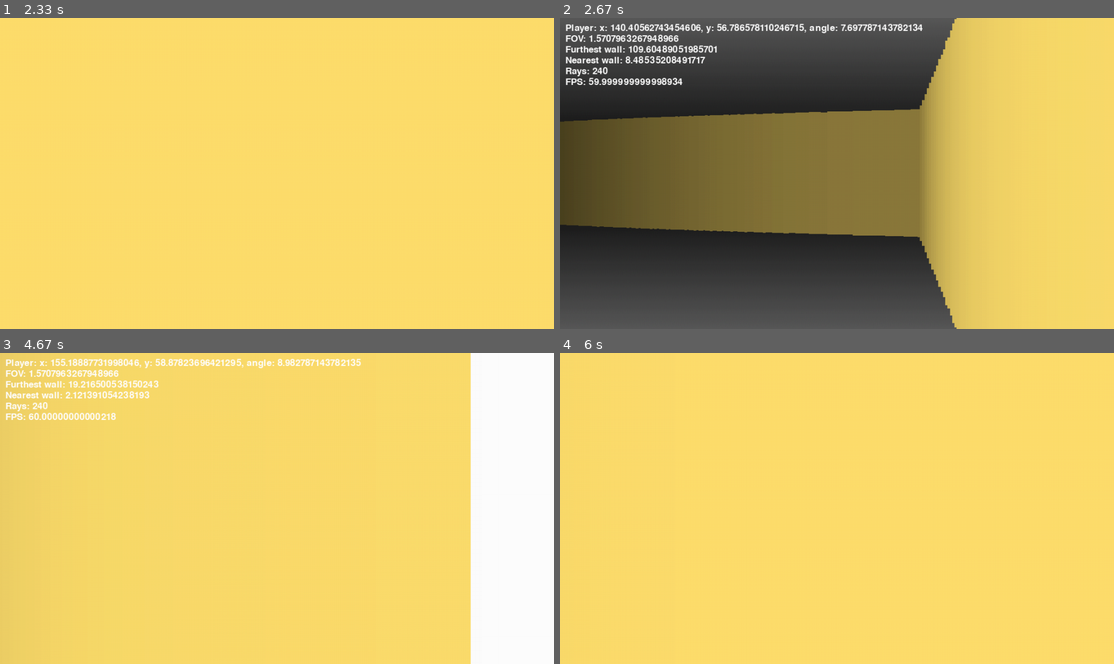
Above: before the commit, frames 1-4 (two rows, left to right).
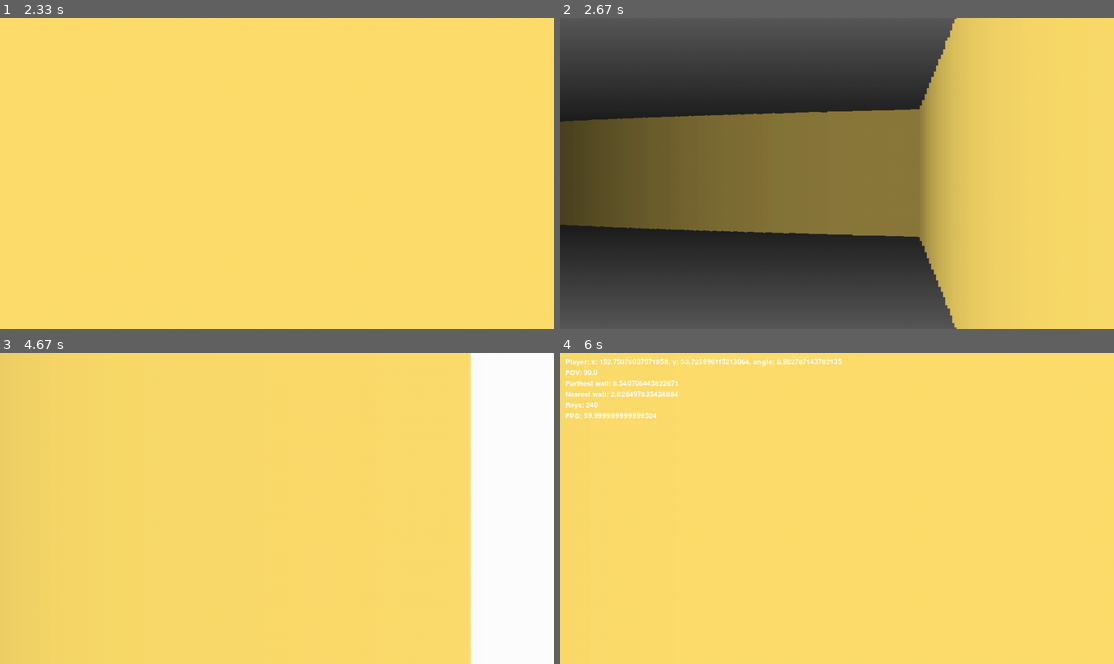
Above: after the commit, the same moments.

Repository: natyavidhan/pygame-raycaster-thingy
Game: pygame game, started from main.py
Two runs of this game, one before a commit and one after it. Both use one fixed random seed, a clock stepped at 60 frames per second and the inputs below.
Inputs:
- Up to frame 1 (2.33 s): hold D 0.33-0.8 s; hold W 0.83-1.3 s; hold D 1.33-1.8 s; hold A from 1.83 s (still down)
- Up to frame 2 (2.67 s): release A at 2.37 s; hold X from 2.4 s (still down); hold S from 2.4 s (still down)
- Up to frame 3 (4.67 s): release X at 2.7 s; release S at 2.7 s; hold S 2.73-3.03 s; tap X at 2.8, 3.13, 3.43, 3.57, 3.97, 4.27, 4.63 s; hold A 3.07-3.47 s; hold W 3.5-3.87 s; hold D 3.9-4.53 s; hold S from 4.57 s (still down)
- Up to frame 4 (6 s): release S at 4.93 s; hold A 4.97-5.43 s; tap X at 5.03, 5.33, 5.53, 5.83 s; hold D 5.47-5.93 s; hold W from 5.97 s (still down)

Frame 1 is identical in both runs. In frame 2, 2.3% of the frame differs, in the area x 1-66%, y 1-22%; in frame 3, 2.2%; in frame 4, 1.4%.

Commit message:
formatted document

Diff:
--- a/demos/backrooms/main.py
+++ b/demos/backrooms/main.py
@@ -1,7 +1,11 @@
 import raycaster
 
 player = raycaster.Player(0, 0)
-raycaster = raycaster.Raycaster((1200, 700), "demos/backrooms/map.png", player, background="demos/backrooms/background.png")
-raycaster.casted_rays = 120
+raycaster = raycaster.Raycaster(
+    (1200, 700),
+    "demos/backrooms/map.png",
+    player,
+    background="demos/backrooms/background.png",
+)
 raycaster.loadMap()
 raycaster.run()
--- a/raycaster/raycaster.py
+++ b/raycaster/raycaster.py
@@ -12,8 +12,11 @@
         self.angle = 315 * math.pi / 180
         self.speed = 3
 
+
 class Raycaster:
-    def __init__(self, size, mapFile, player, fov=90, background="./raycaster/background.png"):
+    def __init__(
+        self, size, mapFile, player, fov=90, background="./raycaster/background.png"
+    ):
         self.width, self.height = size
         self.screen = pygame.display.set_mode(size)
         pygame.display.set_caption("Pygame Raycaster")
@@ -21,19 +24,22 @@
         self.running = True
         self.pxData = []
         self.player = player
-        self.font =pygame.font.SysFont("comicsans", 26)
+        self.font = pygame.font.SysFont("comicsans", 20)
 
         self.fov = fov * math.pi / 180
         self.max_depth = 640
         self.casted_rays = 240
         self.STEPS = 1
+        self.DEBUG = False
 
         self.img = Image.open(mapFile)
         self.img = self.img.convert("RGB")
         self.img_height, self.img_width = self.img.size
 
         self.background = pygame.image.load(background)
-        self.background = pygame.transform.scale(self.background, (self.width, self.height))
+        self.background = pygame.transform.scale(
+            self.background, (self.width, self.height)
+        )
         self.gamemap = pygame.image.load(mapFile)
 
     def loadMap(self):
@@ -47,9 +53,9 @@
             x = x + self.img_width
         if y < 0:
             y = y + self.img_height
-        if x > self.img_width-1:
+        if x > self.img_width - 1:
             x = x - self.img_width
-        if y > self.img_height-1:
+        if y > self.img_height - 1:
             y = y - self.img_height
         return x, y
 
@@ -62,22 +68,26 @@
                 x = self.player.x - math.sin(start_angle) * (depth * self.STEPS)
                 y = self.player.y + math.cos(start_angle) * (depth * self.STEPS)
                 x, y = self.map_coords(x, y)
-                if self.pxData[int(x)%self.img_width][int(y)%self.img_height] != (0, 0, 0):
+                if self.pxData[int(x) % self.img_width][int(y) % self.img_height] != (
+                    0,
+                    0,
+                    0,
+                ):
                     break
             depth += 0.0001
 
             start_angle += self.fov / self.casted_rays
             cdep = depth * self.STEPS
-            color = list(self.pxData[int(x)%self.img_width][int(y)%self.img_height])
+            color = list(self.pxData[int(x) % self.img_width][int(y) % self.img_height])
             color_dep = []
             for c in color:
                 cc = c / ((1 + cdep * cdep * 0.0001))
                 color_dep.append(cc)
 
-            depth *= math.cos(self.player.angle - start_angle)
+            depth = cdep * math.cos(self.player.angle - start_angle)
             wall_height = 21000 / (depth)
             rays.append([wall_height, color_dep, ray, depth])
-        #sort rays from shortest to longest
+        # sort rays from shortest to longest
         rays.sort(key=lambda x: x[0])
         return rays
 
@@ -98,30 +108,21 @@
 
     def debug_screen(self, rays):
         player_val = f"Player: x: {self.player.x}, y: {self.player.y}, angle: {self.player.angle}"
-        fov_val = f"FOV: {self.fov}"
+        fov_val = f"FOV: {self.fov * 180 / math.pi}"
         furthest_wall = f"Furthest wall: {rays[0][3]}"
         nearest_wall = f"Nearest wall: {rays[-1][3]}"
         rays_val = f"Rays: {self.casted_rays}"
         fps = f"FPS: {self.clock.get_fps()}"
-        self.screen.blit(
-            self.font.render(player_val, True, (255, 255, 255)), (10, 10)
-        )
-        self.screen.blit(
-            self.font.render(fov_val, True, (255, 255, 255)), (10, 30)
-        )
+        self.screen.blit(self.font.render(player_val, True, (255, 255, 255)), (10, 10))
+        self.screen.blit(self.font.render(fov_val, True, (255, 255, 255)), (10, 30))
         self.screen.blit(
             self.font.render(furthest_wall, True, (255, 255, 255)), (10, 50)
         )
         self.screen.blit(
             self.font.render(nearest_wall, True, (255, 255, 255)), (10, 70)
         )
-        self.screen.blit(
-            self.font.render(rays_val, True, (255, 255, 255)), (10, 90)
-        )
-        self.screen.blit(
-            self.font.render(fps, True, (255, 255, 255)), (10, 110)
-        )
-
+        self.screen.blit(self.font.render(rays_val, True, (255, 255, 255)), (10, 90))
+        self.screen.blit(self.font.render(fps, True, (255, 255, 255)), (10, 110))
 
     def run(self):
         while self.running:
@@ -152,7 +153,9 @@
                 )
                 nextX, nextY = self.map_coords(nextX, nextY)
 
-                if pxData[int(nextX)%self.img_width][int(nextY)%self.img_height] == (0, 0, 0):
+                if pxData[int(nextX) % self.img_width][
+                    int(nextY) % self.img_height
+                ] == (0, 0, 0):
                     self.player.x = nextX
                     self.player.y = nextY
             if keys[pygame.K_s]:
@@ -165,13 +168,18 @@
                     + -math.cos(self.player.angle) * self.player.speed * delta_time
                 )
                 nextX, nextY = self.map_coords(nextX, nextY)
-                if pxData[int(nextX)%self.img_width][int(nextY)%self.img_height] ==  (0, 0, 0):
+                if pxData[int(nextX) % self.img_width][
+                    int(nextY) % self.img_height
+                ] == (0, 0, 0):
                     self.player.x = nextX
                     self.player.y = nextY
 
             rays = self.cast_rays()
             self.load_walls(rays)
             if keys[pygame.K_x]:
+                self.DEBUG = not self.DEBUG
+
+            if self.DEBUG:
                 self.debug_screen(rays)
 
             pygame.display.flip()
